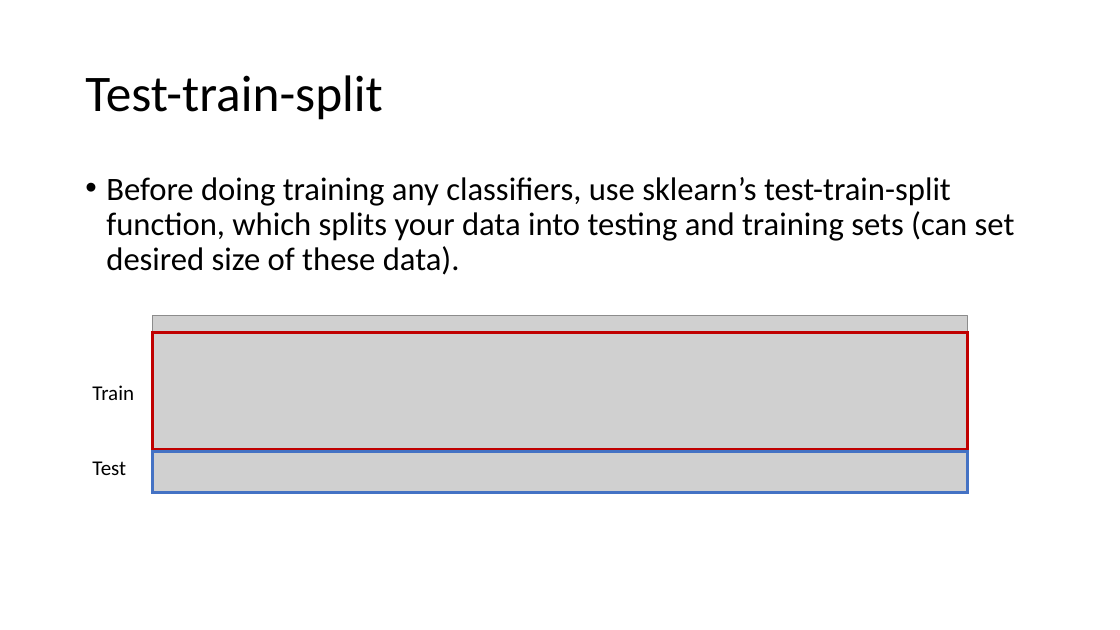
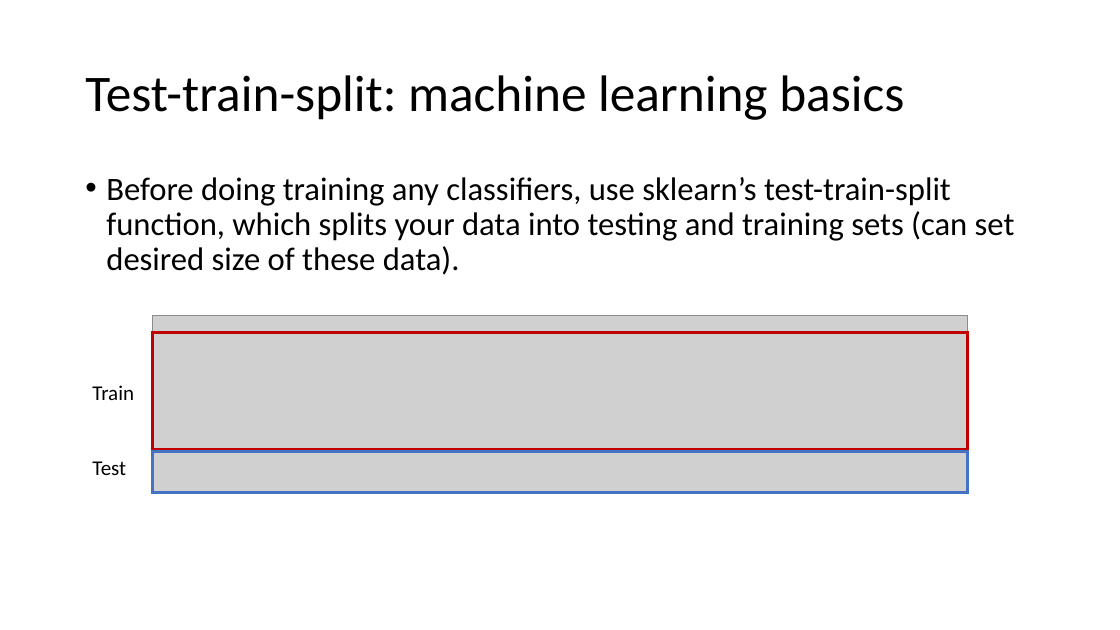
Before and after one commit to McGrathWormStuff/Image_Processing, a slide deck: slide 15 of Image Processing Presentation.pptx (slide 12 before the commit). Drawn at 1120x630 pixels with LibreOffice and Linux fonts; fonts in the diff are those of the drawing; grey boxes stand for pictures. Boxes give left, top, right and bottom in pixels: in the first picture for what was removed or moved away, otherwise in the second. Text is boxed around its words. In the diff, an @@ line names an element or a change of style, - is before the commit and + after.

```diff
--- a/Image Processing Presentation.pptx
+++ b/Image Processing Presentation.pptx
@@ title at box(85, 75, 904, 120): text changed @@
-Test-train-split
+Test-train-split: machine learning basics
```
Also in this commit, not shown: 2 other slides changed, 3 slides added.
